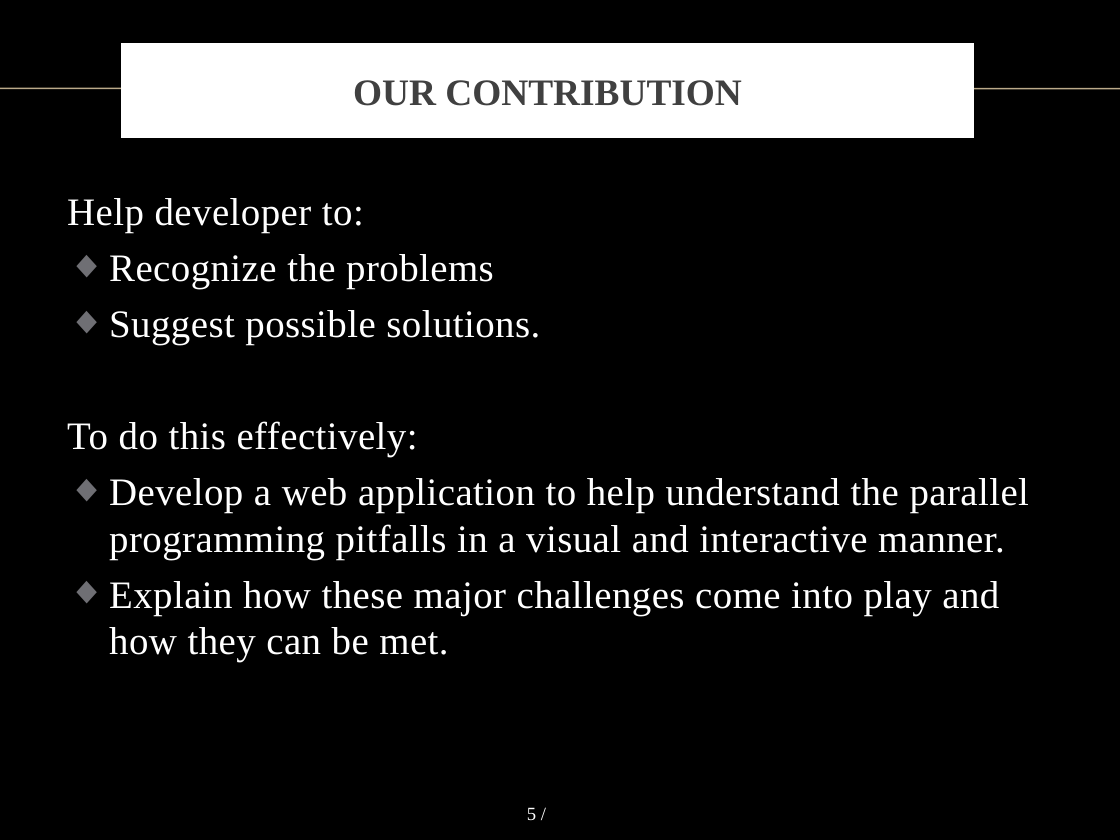
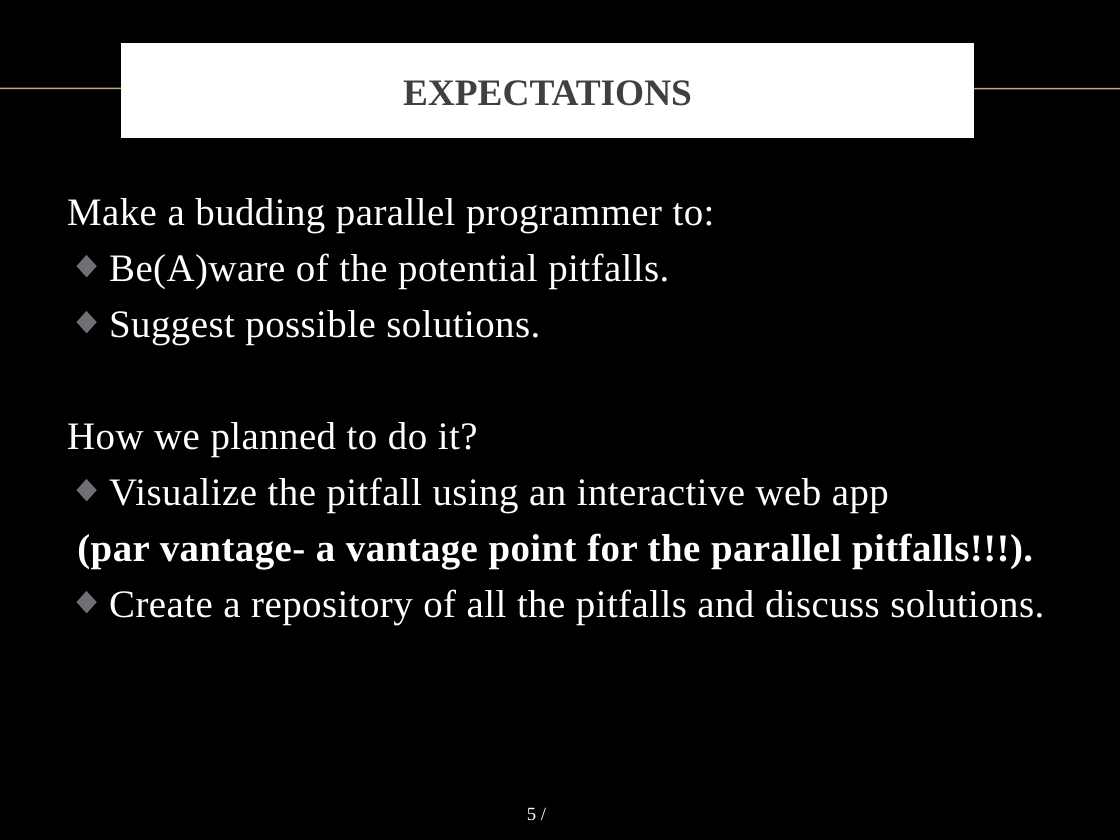
Before and after one commit to vong-srey/Paravantage, a slide deck: slide 5 of Presentation.pptx. Drawn at 1120x840 pixels with LibreOffice and Linux fonts; fonts in the diff are those of the drawing; background and template pictures are left out. Boxes give left, top, right and bottom in pixels: in the first picture for what was removed or moved away, otherwise in the second. Text is boxed around its words. In the diff, an @@ line names an element or a change of style, - is before the commit and + after.

Commit message:
Updated Presentation
Slides 1-9 updated, please check for your previous changes.

```diff
--- a/Presentation.pptx
+++ b/Presentation.pptx
@@ title at bbox=[403, 80, 692, 106]: text changed @@
-OUR CONTRIBUTION
+EXPECTATIONS
@@ text at bbox=[67, 198, 715, 289]: text changed @@
-Help developer to:
-◆ Recognize the problems
+Make a budding parallel programmer to:
+◆ Be(A)ware of the potential pitfalls.
@@ text at bbox=[67, 422, 1044, 625]: text changed @@
-To do this effectively:
-◆ Develop a web application to help understand the parallel programming pitfalls in a visual and interactive manner.
-◆ Explain how these major challenges come into play and how they can be met.
+How we planned to do it?
+◆ Visualize the pitfall using an interactive web app
+(par vantage- a vantage point for the parallel pitfalls!!!).
+◆ Create a repository of all the pitfalls and discuss solutions.
```
Also in this commit, not shown: 9 other slides changed.
